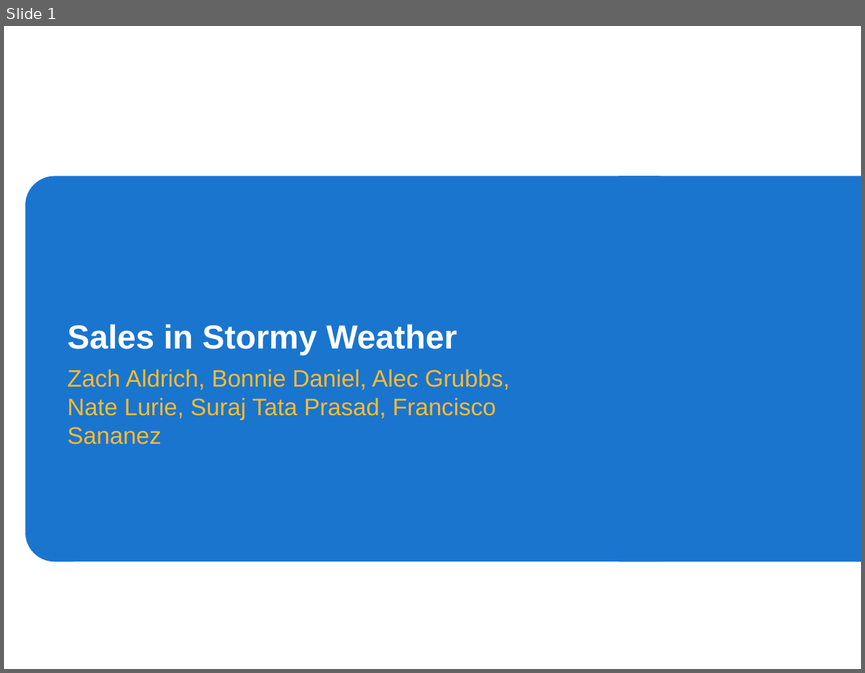
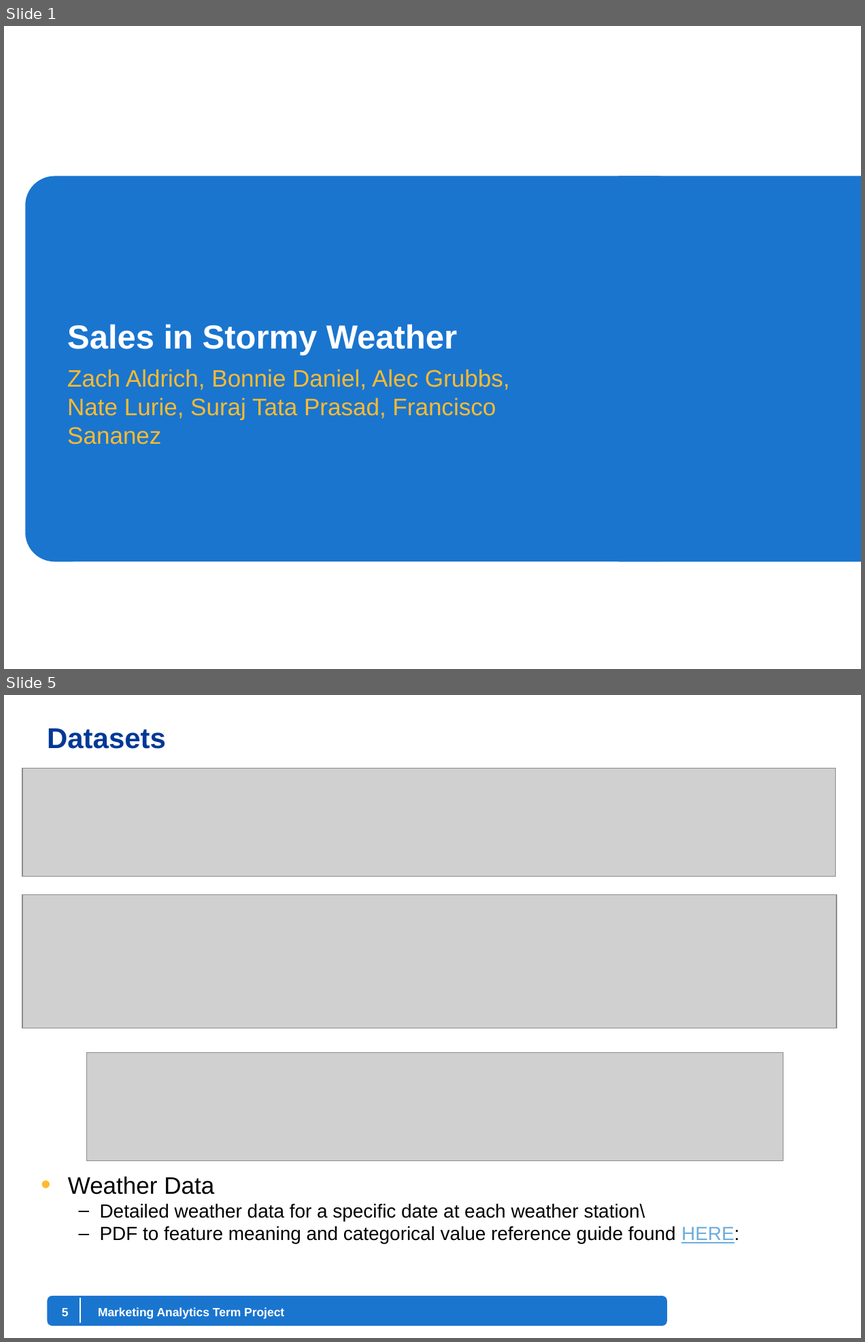
Before and after one commit to amacgrubbs/My-Stats-Class, a slide deck: Walmart_Powerpoint_Template.pptx. Shown one above the other, each under a label of ours: slide 1 before the commit, slides 1 and 5 after it; the slides between them are not shown. The pictures are 865x673 and 865x1342 pixels, drawn with LibreOffice and Linux fonts; fonts in the diff are those of the drawing; grey boxes stand for pictures; background and template pictures are left out. Boxes give left, top, right and bottom in pixels: in the first picture for what was removed or moved away, otherwise in the second. Text is boxed around its words. In the diff, an @@ line names an element or a change of style, - is before the commit and + after.

```diff
--- a/Walmart_Powerpoint_Template.pptx
+++ b/Walmart_Powerpoint_Template.pptx
@@ slide 5 added at (4, 695, 861, 1338), background #FFFFFF @@
@@ title added at (47, 728, 166, 749), 24 pt, text #003896, bold @@
+Datasets
@@ picture added at (23, 768, 836, 876) @@
@@ picture added at (23, 895, 837, 1028) @@
@@ picture added at (87, 1052, 783, 1160) @@
@@ text added at (68, 1176, 739, 1243), 16 pt, text #000000 @@
+• Weather Data
+  – Detailed weather data for a specific date at each weather station\
+  – PDF to feature meaning and categorical value reference guide found HERE:
@@ rounded rectangle added at (47, 1295, 666, 1325), fill #1A75CF @@
@@ line added from (80, 1297) to (80, 1322), #FFFFFF 1 pt @@
@@ page number added at (62, 1308, 69, 1316), 10 pt, text #FFFFFF, bold @@
+5
@@ text added at (98, 1307, 284, 1319), 10 pt, text #FFFFFF, bold @@
+Marketing Analytics Term Project
```
Also in this commit, not shown: 3 other slides added, 1 slide removed, 1 other file.
